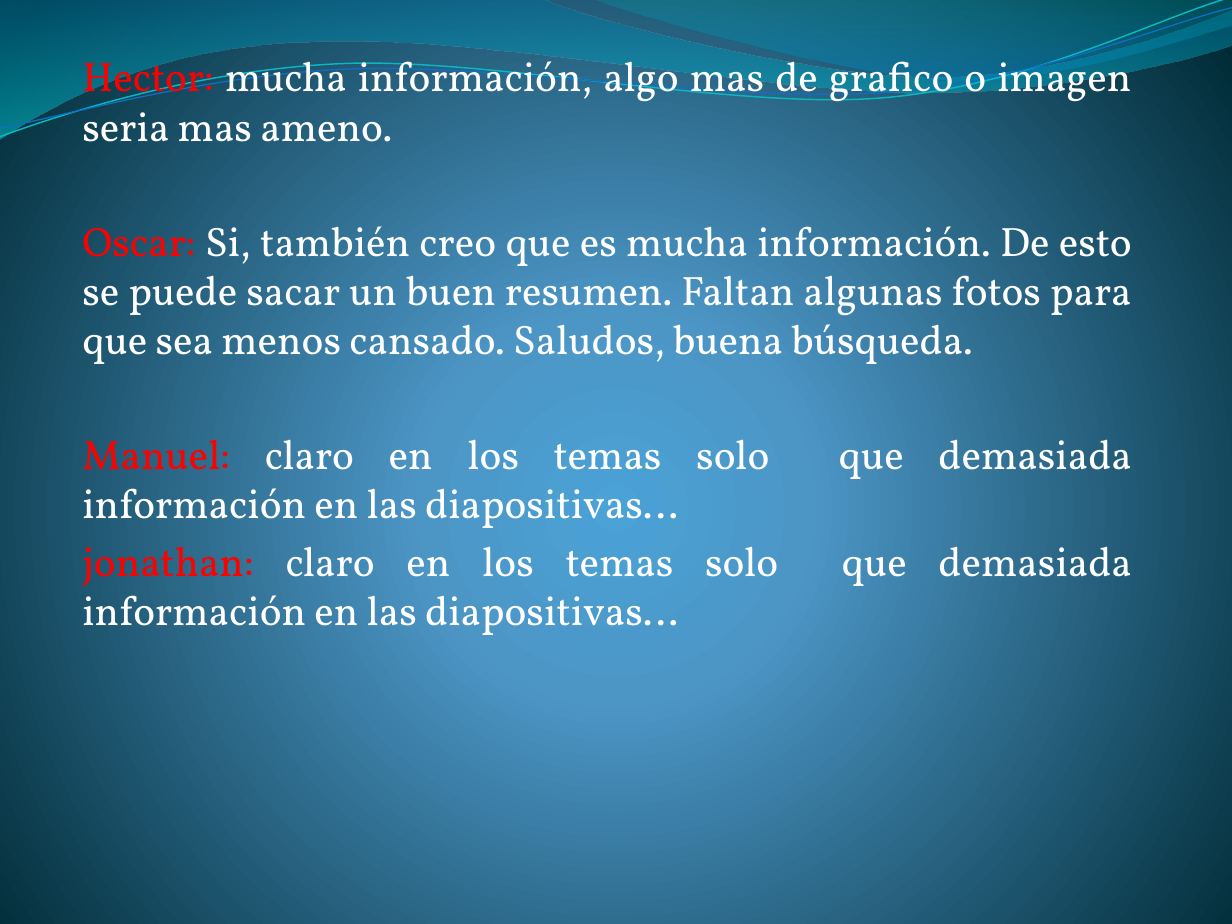
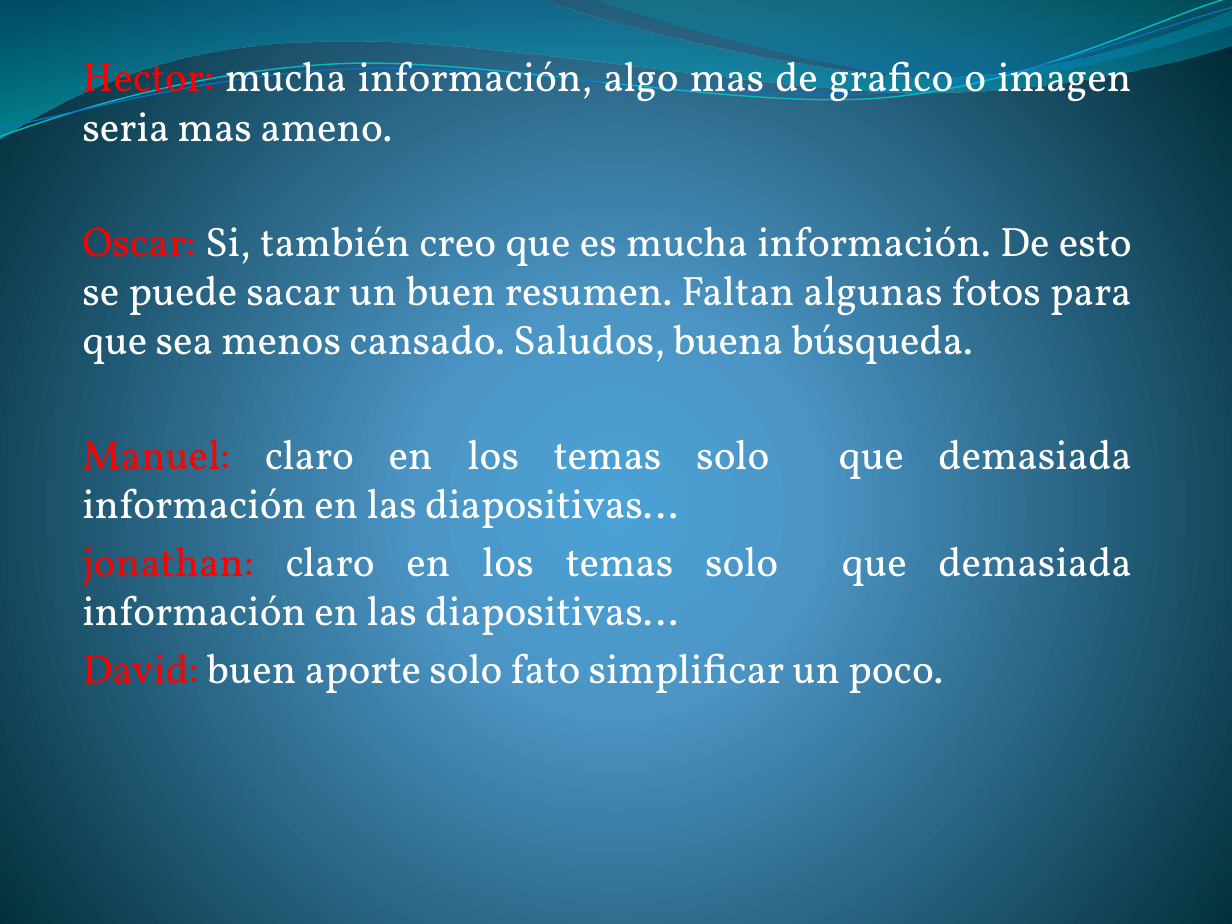
Before and after one commit to lc850/auditoria, a slide deck: slide 22 of Metodología para el desarrollo e implantación en la.pptx. Drawn at 1232x924 pixels with LibreOffice and Linux fonts; fonts in the diff are those of the drawing. Boxes give left, top, right and bottom in pixels: in the first picture for what was removed or moved away, otherwise in the second. Text is boxed around its words. In the diff, an @@ line names an element or a change of style, - is before the commit and + after.

```diff
--- a/Metodología para el desarrollo e implantación en la.pptx
+++ b/Metodología para el desarrollo e implantación en la.pptx
@@ subtitle at (x1=82, y1=653, x2=943, y2=693): paragraph added @@
+David: buen aporte solo fato simplificar un poco.
```
Also in this commit, not shown: 2 other files.
